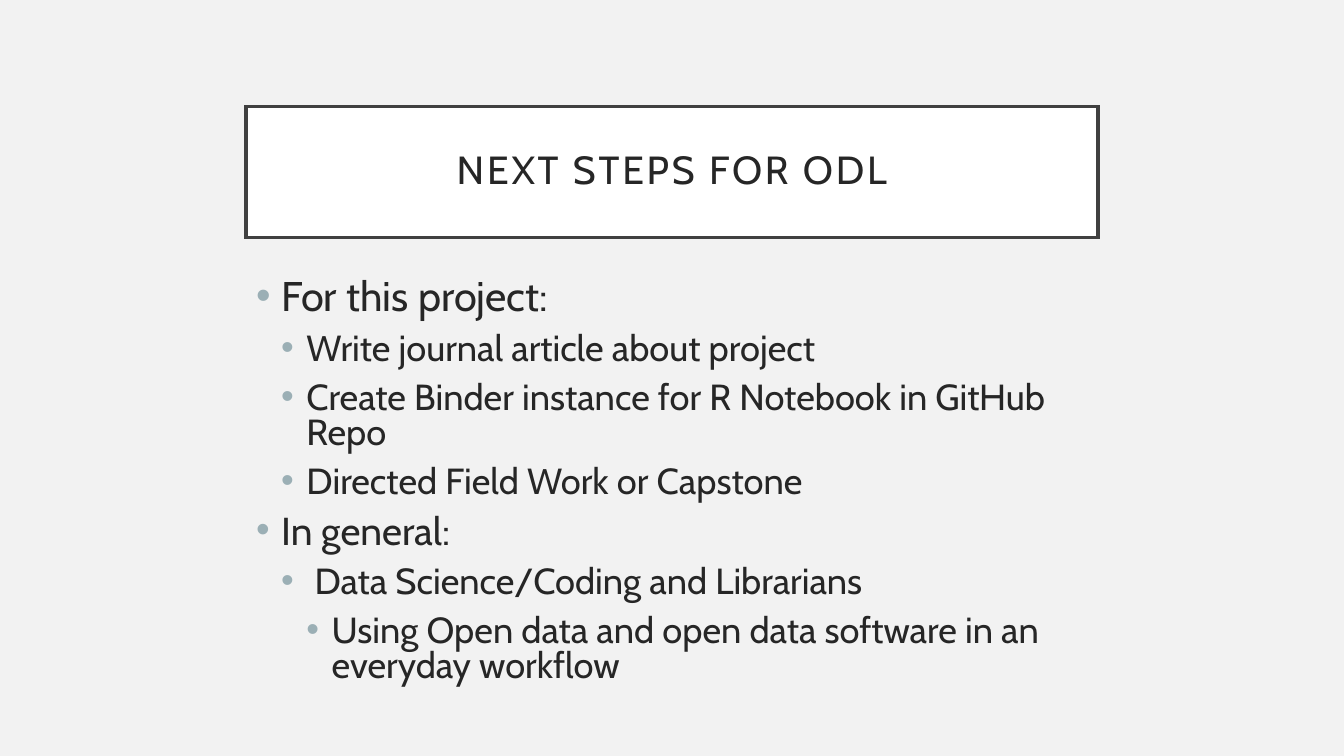
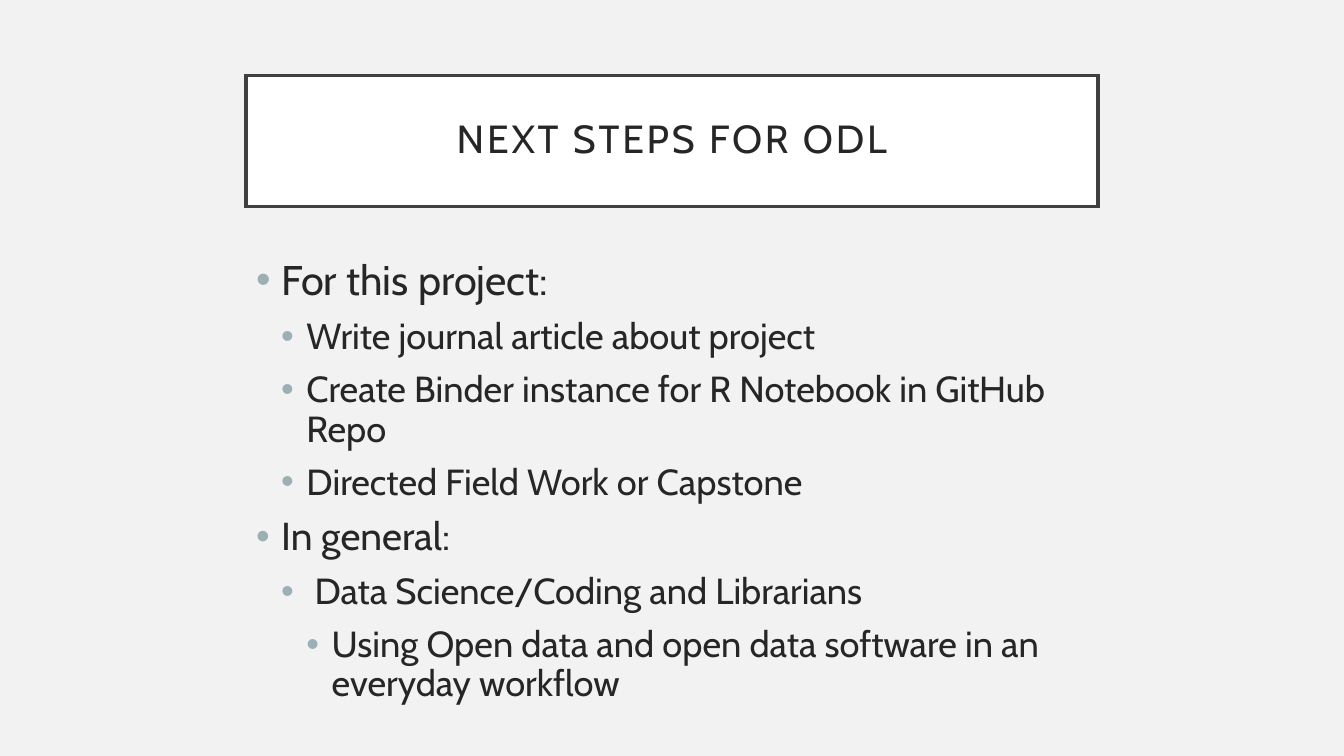
Before and after one commit to OpenDataLiteracy/SPL-KO, a slide deck: slide 15 of ODL_showcasepres.pptx. Drawn at 1344x756 pixels with LibreOffice and Linux fonts; fonts in the diff are those of the drawing. Boxes give left, top, right and bottom in pixels: in the first picture for what was removed or moved away, otherwise in the second. Text is boxed around its words. In the diff, an @@ line names an element or a change of style, - is before the commit and + after.

```diff
--- a/ODL_showcasepres.pptx
+++ b/ODL_showcasepres.pptx
@@ title "NEXT STEPS FOR ODL": place and size @@
-title "NEXT STEPS FOR ODL" at bbox=[246, 106, 1098, 237]
+title "NEXT STEPS FOR ODL" at bbox=[246, 76, 1098, 207]
@@ text "For this project:": place and size @@
-text "For this project:" at bbox=[281, 280, 1045, 686]
+text "For this project:" at bbox=[281, 264, 1045, 705]
@@ text "For this project:" at bbox=[281, 264, 1045, 705]: line spacing 0.8 to 0.9 @@
```
Also in this commit, not shown: 1 other slide changed, 2 other files.
